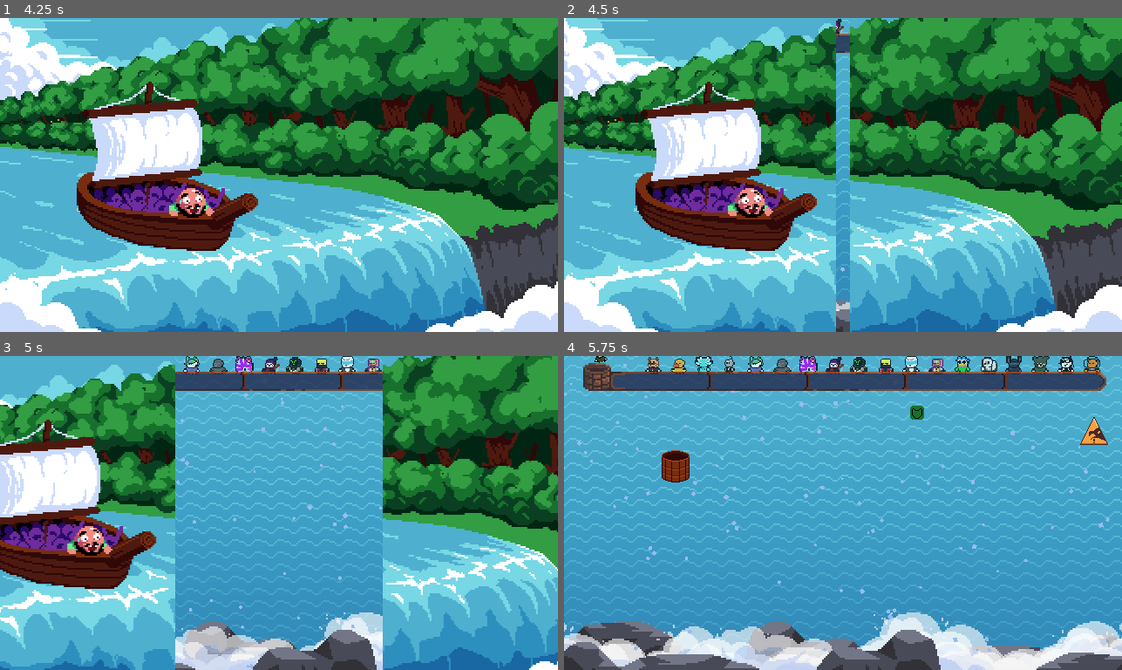
Above: before the commit, frames 1-4 (two rows, left to right).
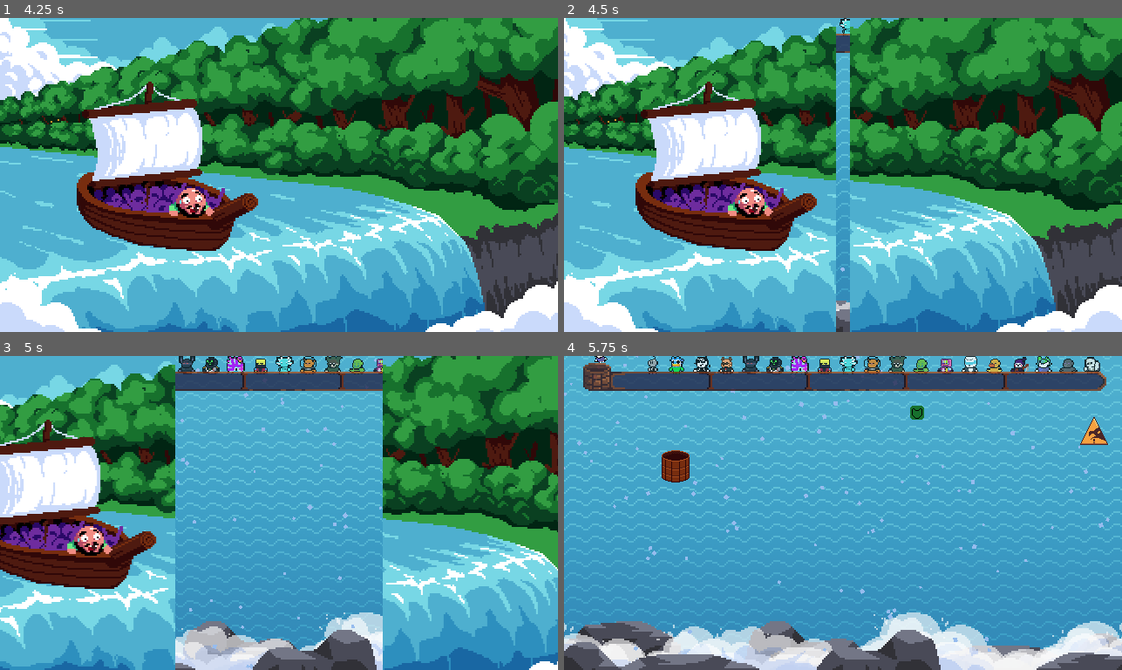
Above: after the commit, the same moments.

Repository: DissonantVoid/Project-Waterfall
Game: Godot game, scene res://scenes/game/menu.tscn
The game is run twice, just before and just after one commit, with the same random seed, the same clock (stepped at 60 frames per second) and the same inputs.
Inputs (mouse positions are in pixels of both pictures, inside the frame that each line leads up to):
- Up to frame 1 (4.25 s): click "START" at 0.5 s; tap Enter at 1.25 s; move the mouse to (401, 159) at 1.27 s; move the mouse to (167, 190) at 2.02 s; hold Escape (back) 2.03-2.78 s; move the mouse to (334, 105) at 2.77 s; move the mouse to (251, 237) at 3.52 s
- Up to frame 2 (4.5 s): move the mouse to (1010, 222) at 4.27 s; hold Escape (back) from 4.28 s (still down)
- Up to frame 3 (5 s): keep holding Escape (back)
- Up to frame 4 (5.75 s): keep holding Escape (back); move the mouse to (675, 465) at 5.02 s

Frame 1 is identical in both runs. In frame 2, 0.1% of the frame differs, in the area x 48-52%, y 0-6%; in frame 3, 1.6%; in frame 4, 3.1%, in the area x 5-97%, y 0-6%.

Commit message:
added void sfx, updated some TODO enteries

Diff:
--- a/scenes/game/main.gd
+++ b/scenes/game/main.gd
@@ -101,7 +101,7 @@
 
 func _on_abyss_body_entered(body : Node):
 	if body is Character:
-		body.queue_free()
+		body.free_self(false)
 		_increment_points(_levels_rules[_current_level]["points_per_miss"])
 		AudioManager.play_sound("splash", true)
 
--- a/scenes/objects/bucket.gd
+++ b/scenes/objects/bucket.gd
@@ -24,7 +24,7 @@
 		timer -= delta
 		entry["time_left"] = timer
 		if timer <= 0:
-			entry["character"].queue_free()
+			entry["character"].free_self(true)
 			_characters_in_bucket.erase(entry)
 
 			_update_front_spr_visibility()
--- a/scenes/objects/character.gd
+++ b/scenes/objects/character.gd
@@ -15,9 +15,10 @@
 
 # in the same order as the sprite sheet
 const _sounds_per_character : Array = [
-	{"spawn":"characters/default_spawn", "saved":"", "fall":""},
+	{"spawn":"characters/void_spawn", "saved":"characters/void_saved", "fall":"characters/void_fall"},
 	{"spawn":"characters/default_spawn", "saved":"", "fall":""},
 	{"spawn":"characters/vgamer_spawn", "saved":"", "fall":"characters/vgamer_fall"},
+	{"spawn":"characters/default_spawn", "saved":"", "fall":""},
 	{"spawn":"characters/default_spawn", "saved":"", "fall":""},
 	{"spawn":"characters/default_spawn", "saved":"", "fall":""},
 	{"spawn":"characters/default_spawn", "saved":"", "fall":""},
@@ -38,6 +39,11 @@
 
 func _ready():
 	var characters_count : int = _sprite.texture.atlas.get_width() / _char_sprite_size
+
+	# make sure _sounds_per_character size matches characters count
+	# just in case we forget to update this
+	assert(_sounds_per_character.size() == characters_count)
+
 	_curr_character_idx = Utility.rng.randi_range(0, characters_count-1)
 	_sprite.texture.region.position.x = _curr_character_idx * _char_sprite_size
 
@@ -54,6 +60,18 @@
 	if abs(linear_velocity.y) > max_speed:
 		linear_velocity.y = max_speed * sign(linear_velocity.y)
 
+func free_self(was_saved : bool):
+	# NOTE: call this if you want to allow character to make a sound before
+	#       dying/saved
+	# TODO: default saved and fall sounds needed
+	queue_free()
+	return
+
+	var sound : String = "saved" if was_saved else "fall"
+	AudioManager.play_sound(
+		_sounds_per_character[_curr_character_idx]["sound"], true
+	)
+
 func bucket_interacted(is_inside : bool):
 	if is_inside:
 		collision_mask = _collision_layers_in_bucket
Not shown, changed: plan/TODO.txt
Not shown, added: resources/sounds/characters/void_fall.ogg.import
Not shown, added: resources/sounds/characters/void_saved.ogg.import
Not shown, added: resources/sounds/characters/void_spawn.ogg.import
Binary file changed: resources/textures/characters.png
Not shown, added: resources/sounds/characters/void_fall.ogg
Not shown, added: resources/sounds/characters/void_saved.ogg
Not shown, added: resources/sounds/characters/void_spawn.ogg
